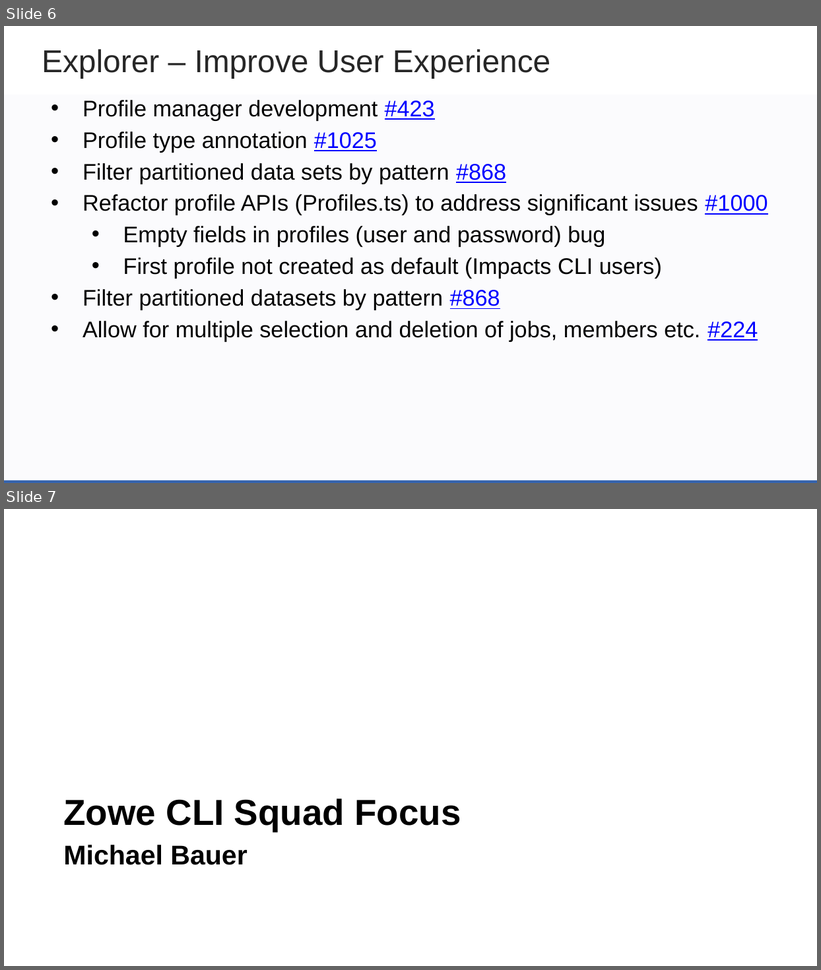
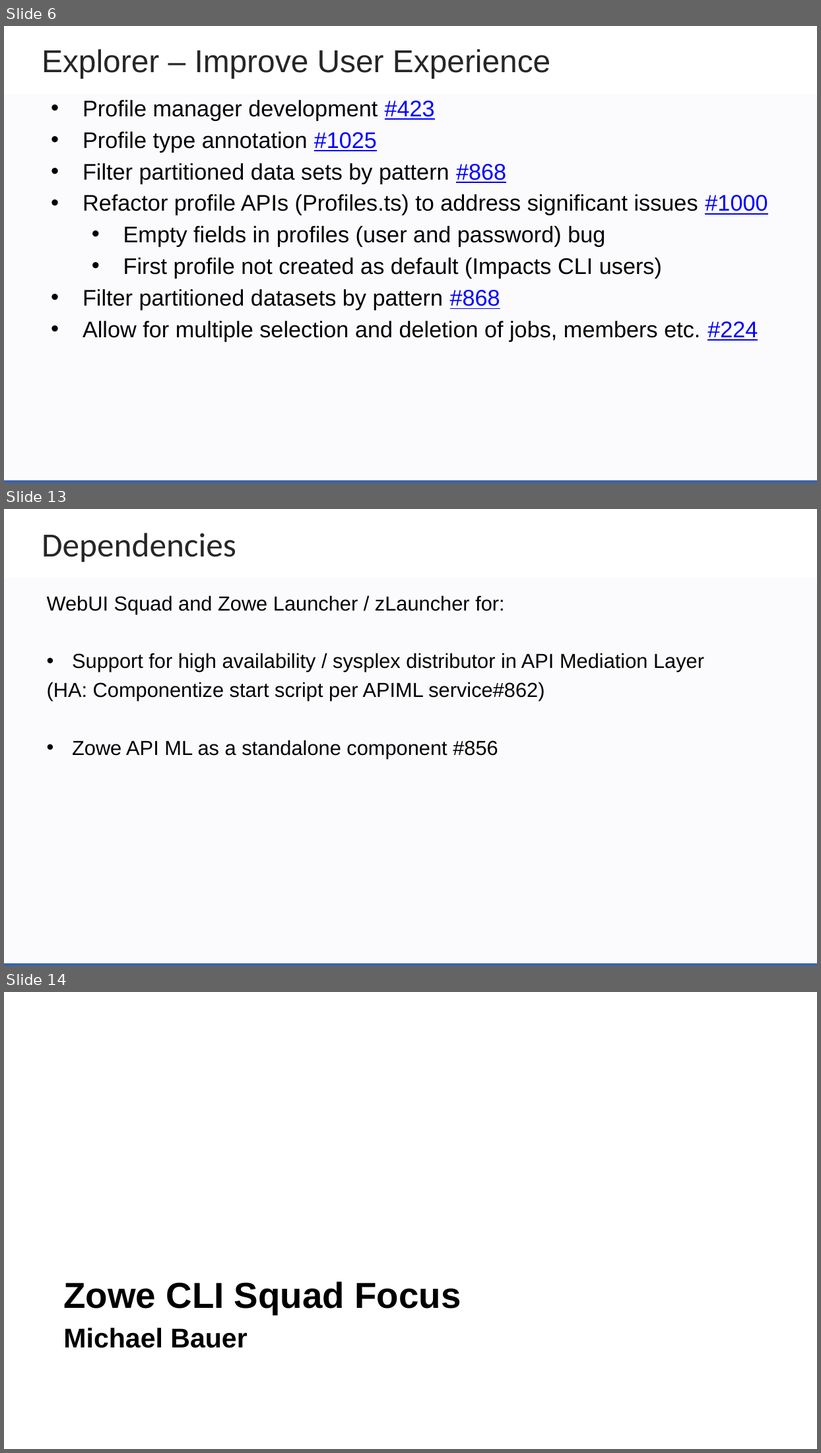
Before and after one commit to zowe/community, a slide deck: Project Management/PI Planning/20PI4 Planning/Zowe Community Squad Focus for 20PI4.pptx. Shown one above the other, each under a label of ours: slides 6 and 7 before the commit, slides 6, 13 and 14 after it; the slides between them are not shown. The pictures are 821x970 and 821x1453 pixels, drawn with LibreOffice and Linux fonts; fonts in the diff are those of the drawing; background and template pictures are left out. Boxes give left, top, right and bottom in pixels: in the first picture for what was removed or moved away, otherwise in the second. Text is boxed around its words. In the diff, an @@ line names an element or a change of style, - is before the commit and + after.

```diff
--- a/Project Management/PI Planning/20PI4 Planning/Zowe Community Squad Focus for 20PI4.pptx
+++ b/Project Management/PI Planning/20PI4 Planning/Zowe Community Squad Focus for 20PI4.pptx
@@ slide 13 added at [4, 509, 817, 966], background #FFFFFF; not listed: 2 template elements that a slide beside it also shows @@
@@ text added at [42, 533, 236, 562], 30 pt, text #262626 @@
+Dependencies
@@ text added at [47, 595, 704, 758], 18 pt, text #000000 @@
+WebUI Squad and Zowe Launcher / zLauncher for:
+• Support for high availability / sysplex distributor in API Mediation Layer
+(HA: Componentize start script per APIML service#862)
+• Zowe API ML as a standalone component #856
@@ what was slide 7 is now slide 14 @@
```
Also in this commit, not shown: 1 slide changed, 6 other slides added.
